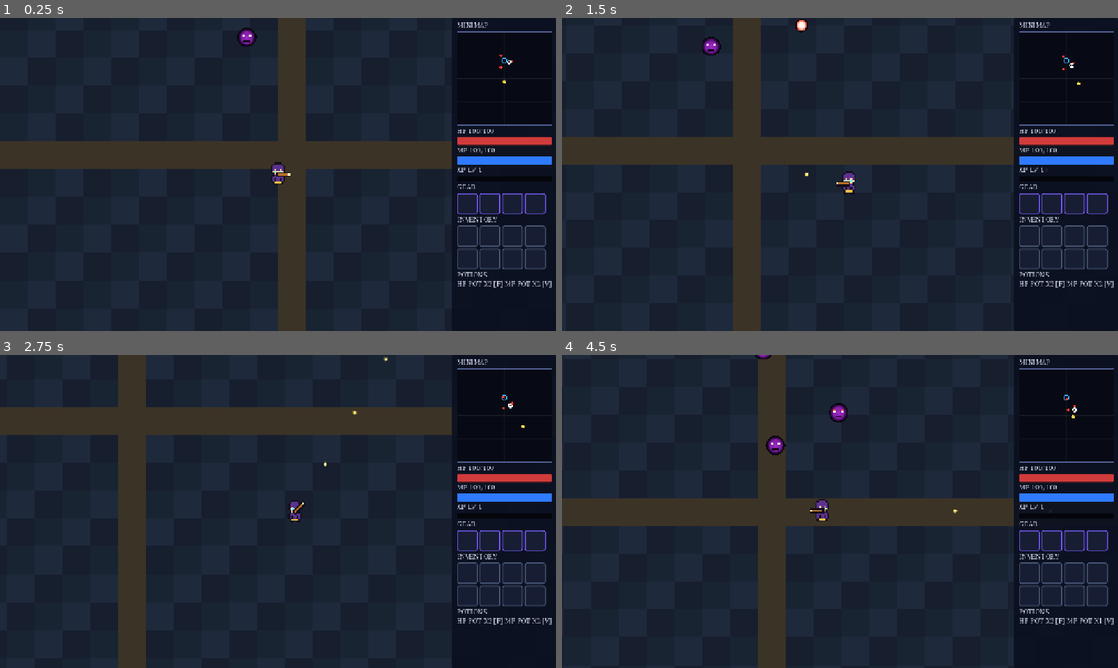
Above: before the commit, frames 1-4 (two rows, left to right).
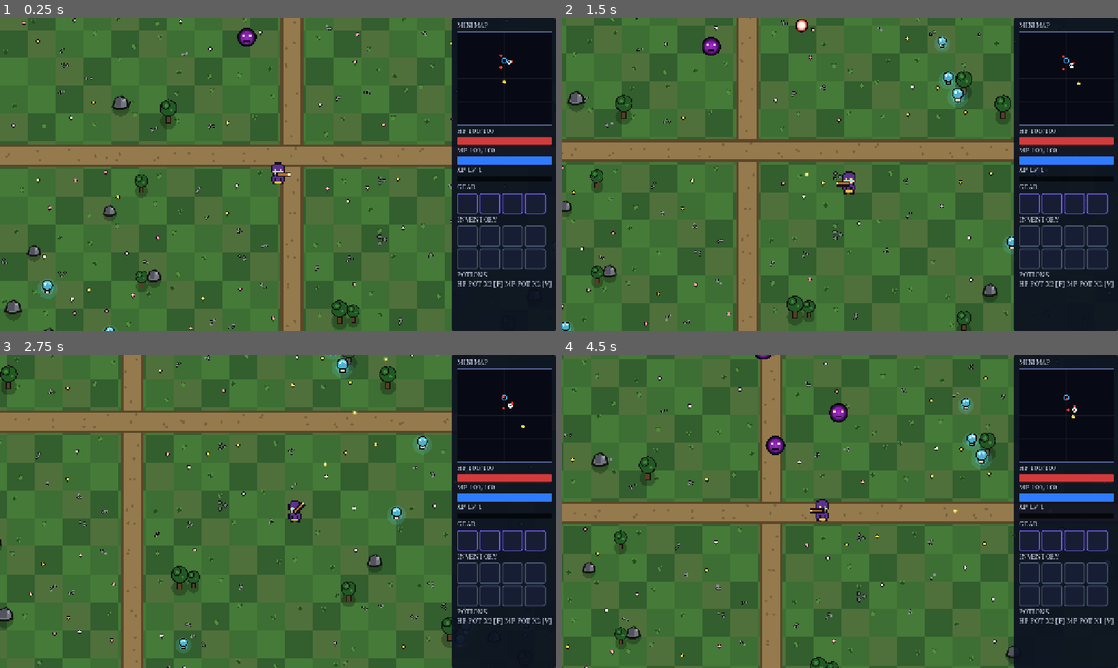
Above: after the commit, the same moments.

Repository: JaysTilted/gravebag-godot
Game: Godot game, scene res://src/main.tscn
The game is run twice, just before and just after one commit, with the same random seed, the same clock (stepped at 60 frames per second) and the same inputs.
Inputs (mouse positions are in pixels of both pictures, inside the frame that each line leads up to):
- Up to frame 1 (0.25 s): no input
- Up to frame 2 (1.5 s): move the mouse to (962, 158) at 0.52 s; hold D (move_right) 0.53-1.28 s; tap Space (ability_dash) at 0.6 s; click (962, 158) at 0.67 s; move the mouse to (728, 190) at 1.27 s; hold S (move_down) from 1.28 s (still down); tap I (autofire_toggle) at 1.35 s
- Up to frame 3 (2.75 s): move the mouse to (333, 442) at 2.02 s; release S (move_down) at 2.03 s; hold D (move_right) from 2.03 s (still down); tap F (potion_hp) at 2.1 s
- Up to frame 4 (4.5 s): move the mouse to (812, 574) at 2.77 s; release D (move_right) at 2.78 s; hold W (move_up) 2.78-3.53 s; tap V (potion_mp) at 2.85 s; click (812, 574) at 2.92 s; move the mouse to (1006, 558) at 3.52 s; hold A (move_left) from 3.53 s (still down); tap Space (ability_dash) at 3.6 s; move the mouse to (673, 464) at 4.27 s; tap I (autofire_toggle) at 4.35 s

The runs differ from the first frame. In frame 1, 81% of the frame differs, in the area x 0-100%, y 0-100%; in frame 2, 81%; in frame 3, 81%; in frame 4, 81%.

Commit message:
realm: moonlit meadow dressing pass (design/game-brief.md)
Grass-base palette (4 value variants) + per-tile detail
(flowers/pebbles/grass tufts); path cross narrowed to a 40px
walkable trail with edge trim + cobble speckle; seeded-RNG
props (tree/rock/glowing mushroom, chunky outlines) kept clear
of spawn/portal/nexus lanes; StaticBody2D blockers for trees
and large rocks only. clamp_to_bounds + scaling.gd untouched.

Diff:
--- a/src/world/realm.gd
+++ b/src/world/realm.gd
@@ -1,8 +1,13 @@
 class_name GravebagRealm
 extends Node2D
-## GRAVEBAG realm ground scaffold (design/game-brief.md: one moonlit realm).
-## Code-drawn tile grid with 3 ground variants + a path cross. No wiring:
-## gameplay systems live elsewhere; this draws ground and owns bounds math.
+## GRAVEBAG realm ground + dressing (design/game-brief.md: one moonlit realm).
+## Code-drawn tile grid: grass-base palette with 4 value variants, scattered
+## detail (flowers/pebbles/grass tufts), a narrowed walkable trail cross with
+## edge trim, and seeded-RNG props (tree / rock / glowing mushroom) kept clear
+## of spawn/exit lanes. No wiring: gameplay systems live elsewhere; this draws
+## ground/props and owns bounds math. Trees and large rocks also get simple
+## StaticBody2D blockers (child nodes, spawned in _ready); everything else is
+## visual-only with no collision.
 ## NOTE (scaffold): colors and tile size are stub tuning, not data-driven yet;
 ## they move to config when the realm system graduates from scaffold.
 
@@ -11,10 +16,62 @@
 ## Ground tile edge length in world units.
 const TILE_SIZE: float = 64.0
 
-const _GROUND_A := Color(0.10, 0.14, 0.20)
-const _GROUND_B := Color(0.12, 0.16, 0.23)
-const _GROUND_C := Color(0.09, 0.12, 0.18)
-const _PATH_COLOR := Color(0.23, 0.20, 0.15)
+## Deterministic prop layout seed: same realm on every run, no RNG bleed into
+## gameplay (gameplay randf sequence is untouched; layout uses a local RNG).
+const PROP_SEED: int = 20261006
+## Accepted props to place (attempts run higher; lane rejects are skipped).
+const PROP_COUNT: int = 84
+## Walkable trail band width + darker edge trim on each side (world units).
+## Total dressed width (52) stays inside one 64px tile: grass peeks at the tile
+## edges so the cross reads as a trail, never a wall/slab.
+const TRAIL_WIDTH: float = 40.0
+const TRAIL_TRIM: float = 6.0
+## Prop keep-clear half-width around the trail center lines (band + margin).
+const TRAIL_CLEAR: float = 56.0
+## Spawn/exit keep-clear discs: player spawn, portal + enemy ring, nexus hub.
+const KEEP_SPAWN := Vector2(1024.0, 1100.0)
+const KEEP_SPAWN_R := 210.0
+const KEEP_PORTAL := Vector2(1024.0, 640.0)
+const KEEP_PORTAL_R := 240.0
+const KEEP_NEXUS := Vector2(1024.0, 1800.0)
+const KEEP_NEXUS_R := 250.0
+## Inside-bounds margin for prop centers.
+const PROP_MARGIN := 80.0
+
+## Prop kinds. i % 3 assignment keeps the mix guaranteed.
+const PROP_TREE := 0
+const PROP_ROCK := 1
+const PROP_SHROOM := 2
+
+## Moonlit grass-base palette: 4 close value variants (RotMG meadow read).
+const _GRASS_A := Color(0.24, 0.43, 0.20)
+const _GRASS_B := Color(0.27, 0.48, 0.22)
+const _GRASS_C := Color(0.20, 0.37, 0.18)
+const _GRASS_D := Color(0.31, 0.44, 0.23)
+## Sandy trail + darker edge trim + inset cobble speckle.
+const _TRAIL_COLOR := Color(0.58, 0.48, 0.30)
+const _TRAIL_TRIM := Color(0.36, 0.28, 0.16)
+const _TRAIL_COBBLE := Color(0.47, 0.38, 0.24)
+## Chunky-outline dark shared by all props/details.
+const _INK := Color(0.07, 0.08, 0.06)
+const _SHADOW := Color(0.0, 0.0, 0.0, 0.25)
+## Tree: trunk + two-tone canopy.
+const _TRUNK := Color(0.35, 0.24, 0.14)
+const _LEAF := Color(0.13, 0.35, 0.14)
+const _LEAF_HI := Color(0.25, 0.52, 0.22)
+## Rock: three-tone gray.
+const _ROCK := Color(0.45, 0.46, 0.50)
+const _ROCK_DK := Color(0.32, 0.33, 0.37)
+const _ROCK_HI := Color(0.62, 0.63, 0.68)
+## Glowing mushroom: pale stem, teal cap, cyan halo.
+const _STEM := Color(0.86, 0.82, 0.70)
+const _CAP := Color(0.30, 0.70, 0.82)
+const _CAP_HI := Color(0.55, 0.90, 0.95)
+const _GLOW := Color(0.35, 0.85, 0.95, 0.16)
+## Ground detail accents.
+const _PEBBLE := Color(0.55, 0.56, 0.58)
+const _TUFT := Color(0.33, 0.55, 0.25)
+const _TUFT_DK := Color(0.15, 0.30, 0.13)
 const _EDGE_COLOR := Color(0.45, 0.38, 0.22)
 
 
@@ -27,23 +84,241 @@
 	)
 
 
+func _ready() -> void:
+	_spawn_blockers()
+	queue_redraw()
+
+
+## Deterministic prop layout shared by _ready (blockers) and _draw (art).
+## Local RNG only: never touches the global gameplay randf sequence.
+func _prop_layout() -> Array:
+	var rng := RandomNumberGenerator.new()
+	rng.seed = PROP_SEED
+	var props: Array = []
+	var center := WORLD_BOUNDS.position + WORLD_BOUNDS.size * 0.5
+	var tries := 0
+	while props.size() < PROP_COUNT and tries < PROP_COUNT * 6:
+		tries += 1
+		var pos := Vector2(
+			rng.randf_range(PROP_MARGIN, WORLD_BOUNDS.size.x - PROP_MARGIN),
+			rng.randf_range(PROP_MARGIN, WORLD_BOUNDS.size.y - PROP_MARGIN)
+		)
+		if not _is_clear(pos, center):
+			continue
+		var kind: int = props.size() % 3
+		props.append({
+			"kind": kind,
+			"pos": pos,
+			"s": rng.randf_range(0.85, 1.25),
+			"big": rng.randf() < 0.5,
+			"spin": rng.randf_range(0.0, TAU),
+		})
+	return props
+
+
+static func _is_clear(pos: Vector2, center: Vector2) -> bool:
+	if absf(pos.x - center.x) < TRAIL_CLEAR:
+		return false
+	if absf(pos.y - center.y) < TRAIL_CLEAR:
+		return false
+	if pos.distance_to(KEEP_SPAWN) < KEEP_SPAWN_R:
+		return false
+	if pos.distance_to(KEEP_PORTAL) < KEEP_PORTAL_R:
+		return false
+	if pos.distance_to(KEEP_NEXUS) < KEEP_NEXUS_R:
+		return false
+	return true
+
+
+## Simple StaticBody2D blockers for trees + large rocks (player bumps into
+## them; enemies drift as ghosts per combat/enemy.gd mask 0). Default layer 1
+## collides with the default CharacterBody2D player mask. Visual-only props
+## (mushrooms, small rocks) get no body.
+func _spawn_blockers() -> void:
+	var i := 0
+	for prop in _prop_layout():
+		var kind: int = int(prop["kind"])
+		var blocks := kind == PROP_TREE or (kind == PROP_ROCK and bool(prop["big"]))
+		if not blocks:
+			continue
+		var s: float = float(prop["s"])
+		var body := StaticBody2D.new()
+		body.name = "PropBlocker_%d" % i
+		body.position = prop["pos"]
+		var shape_node := CollisionShape2D.new()
+		var circle := CircleShape2D.new()
+		circle.radius = 15.0 * s if kind == PROP_TREE else 16.0 * s
+		shape_node.shape = circle
+		body.add_child(shape_node)
+		add_child(body)
+		i += 1
+
+
 func _draw() -> void:
 	var cols := int(WORLD_BOUNDS.size.x / TILE_SIZE)
 	var rows := int(WORLD_BOUNDS.size.y / TILE_SIZE)
+	var mid := cols / 2
 	for cy in rows:
 		for cx in cols:
-			var variant := (cx * 7 + cy * 13) % 3
-			var color := _GROUND_A
-			if variant == 1:
-				color = _GROUND_B
-			elif variant == 2:
-				color = _GROUND_C
-			# Path cross through the middle, in tile space.
-			if cx == cols / 2 or cy == rows / 2:
-				color = _PATH_COLOR
-			var cell := Rect2(
-				WORLD_BOUNDS.position + Vector2(cx, cy) * TILE_SIZE,
-				Vector2(TILE_SIZE, TILE_SIZE)
-			)
-			draw_rect(cell, color)
+			_draw_tile(cx, cy, mid)
 	draw_rect(WORLD_BOUNDS, _EDGE_COLOR, false, 2.0)
+	_draw_props()
+
+
+func _draw_tile(cx: int, cy: int, mid: int) -> void:
+	var on_trail := cx == mid or cy == mid
+	var h := absi(cx * 73856093 ^ cy * 19349663)
+	var base := _GRASS_A
+	match h % 4:
+		1:
+			base = _GRASS_B
+		2:
+			base = _GRASS_C
+		3:
+			base = _GRASS_D
+	var cell := Rect2(
+		WORLD_BOUNDS.position + Vector2(cx, cy) * TILE_SIZE,
+		Vector2(TILE_SIZE, TILE_SIZE)
+	)
+	draw_rect(cell, base)
+	if on_trail:
+		_draw_trail_band(cell, cx == mid, cy == mid, h)
+	else:
+		_draw_detail(cell, h)
+
+
+## Narrow sand band + edge trim centered in the tile (walkable trail read).
+## Trail tiles skip grass detail; cobble speckle dresses the sand instead.
+func _draw_trail_band(cell: Rect2, vertical: bool, horizontal: bool, h: int) -> void:
+	var half := (TRAIL_WIDTH + TRAIL_TRIM * 2.0) * 0.5
+	var c := cell.position + Vector2(TILE_SIZE, TILE_SIZE) * 0.5
+	if vertical:
+		draw_rect(Rect2(cell.position.x + 32.0 - half, cell.position.y, half * 2.0, TILE_SIZE), _TRAIL_TRIM)
+		draw_rect(Rect2(cell.position.x + 32.0 - TRAIL_WIDTH * 0.5, cell.position.y, TRAIL_WIDTH, TILE_SIZE), _TRAIL_COLOR)
+	if horizontal:
+		draw_rect(Rect2(cell.position.x, cell.position.y + 32.0 - half, TILE_SIZE, half * 2.0), _TRAIL_TRIM)
+		draw_rect(Rect2(cell.position.x, cell.position.y + 32.0 - TRAIL_WIDTH * 0.5, TILE_SIZE, TRAIL_WIDTH), _TRAIL_COLOR)
+	# Cobble speckle pinned inside the sand band.
+	for k in 2:
+		var ox := float((h >> (4 + k * 6)) % int(TRAIL_WIDTH - 10.0)) - (TRAIL_WIDTH - 10.0) * 0.5
+		var oy := float((h >> (7 + k * 6)) % 48 + 8)
+		var p := c + (Vector2(ox, oy - 32.0) if vertical else Vector2(oy - 32.0, ox))
+		draw_circle(p, 3.0, _TRAIL_COBBLE)
+
+
+## One scattered detail per grass tile: flower, pebbles, or grass tuft.
+func _draw_detail(cell: Rect2, h: int) -> void:
+	var px := cell.position.x + float((h >> 4) % 48 + 8)
+	var py := cell.position.y + float((h >> 10) % 48 + 8)
+	var p := Vector2(px, py)
+	match h % 5:
+		0:
+			_draw_flower(p, h)
+		1:
+			_draw_pebbles(p, h)
+		2, 3:
+			_draw_tuft(p)
+		_:
+			pass
+
+
+func _draw_flower(p: Vector2, h: int) -> void:
+	var petal := Color(1.0, 0.85, 0.30)
+	match (h >> 8) % 3:
+		1:
+			petal = Color(1.0, 1.0, 1.0)
+		2:
+			petal = Color(1.0, 0.55, 0.70)
+	draw_line(p, p + Vector2(0, -7), _TUFT_DK, 2.0)
+	draw_circle(p + Vector2(0, -8), 4.5, _INK)
+	draw_circle(p + Vector2(0, -8), 3.0, petal)
+	draw_circle(p + Vector2(0, -8), 1.2, Color(1.0, 0.95, 0.60))
+
+
+func _draw_pebbles(p: Vector2, h: int) -> void:
+	for k in 3:
+		var off := Vector2(float((h >> (5 + k * 4)) % 14 - 7), float((h >> (7 + k * 4)) % 12 - 6))
+		draw_circle(p + off, 3.2, _INK)
+		draw_circle(p + off, 2.2, _PEBBLE)
+
+
+func _draw_tuft(p: Vector2) -> void:
+	for dx in [-4.0, 0.0, 4.0]:
+		var tip := p + Vector2(dx, -9.0 - absf(dx) * 0.4)
+		draw_line(p + Vector2(dx * 0.4, 0), tip, _TUFT_DK, 3.0)
+		draw_line(p + Vector2(dx * 0.4, 0), tip, _TUFT, 1.5)
+
+
+func _draw_props() -> void:
+	for prop in _prop_layout():
+		var kind: int = int(prop["kind"])
+		var pos: Vector2 = prop["pos"]
+		var s: float = float(prop["s"])
+		if kind == PROP_TREE:
+			_draw_tree(pos, s)
+		elif kind == PROP_ROCK:
+			_draw_rock(pos, s, bool(prop["big"]), float(prop["spin"]))
+		else:
+			_draw_shroom(pos, s)
+
+
+## Chunky pine: ground blob, outlined trunk, two-tone outlined canopy.
+func _draw_tree(pos: Vector2, s: float) -> void:
+	draw_circle(pos + Vector2(0, 12) * s, 16.0 * s, _SHADOW)
+	var trunk := Rect2(pos + Vector2(-3.5, -2) * s, Vector2(7, 16) * s)
+	draw_rect(trunk.grow(2.0 * s), _INK)
+	draw_rect(trunk, _TRUNK)
+	draw_circle(pos + Vector2(0, -14) * s, 17.0 * s, _INK)
+	draw_circle(pos + Vector2(0, -14) * s, 15.0 * s, _LEAF)
+	draw_circle(pos + Vector2(-6, -20) * s, 9.0 * s, _INK)
+	draw_circle(pos + Vector2(-6, -20) * s, 7.0 * s, _LEAF)
+	draw_circle(pos + Vector2(-5, -19) * s, 3.5 * s, _LEAF_HI)
+	draw_circle(pos + Vector2(6, -10) * s, 2.5 * s, _LEAF_HI)
+
+
+## Chunky boulder: outlined irregular poly, dark facet, pale glint.
+## Small rocks are pebble clusters (visual-only); big rocks get blockers.
+func _draw_rock(pos: Vector2, s: float, big: bool, spin: float) -> void:
+	if not big:
+		for k in 3:
+			var off := Vector2(cos(spin + k * 2.1), sin(spin + k * 2.1)) * 7.0 * s
+			draw_circle(pos + off, 4.5 * s, _INK)
+			draw_circle(pos + off, 3.0 * s, _ROCK)
+		return
+	var pts := PackedVector2Array([
+		pos + Vector2(-16, 8) * s,
+		pos + Vector2(-10, -8) * s,
+		pos + Vector2(2, -13) * s,
+		pos + Vector2(13, -4) * s,
+		pos + Vector2(15, 8) * s,
+		pos + Vector2(4, 12) * s,
+		pos + Vector2(-8, 12) * s,
+	])
+	draw_circle(pos + Vector2(0, 10) * s, 17.0 * s, _SHADOW)
+	draw_colored_polygon(pts, _ROCK)
+	pts.append(pts[0])
+	draw_polyline(pts, _INK, 3.0 * s, true)
+	draw_colored_polygon(PackedVector2Array([
+		pos + Vector2(-10, 8) * s,
+		pos + Vector2(-10, -8) * s,
+		pos + Vector2(2, -13) * s,
+		pos + Vector2(2, 8) * s,
+	]), _ROCK_DK)
+	draw_circle(pos + Vector2(7, -5) * s, 3.0 * s, _ROCK_HI)
+
+
+## Glowing mushroom: halo, outlined stem + cap, bright rim, pale spots.
+## Visual-only by design (walk over the glow, no collision).
+func _draw_shroom(pos: Vector2, s: float) -> void:
+	draw_circle(pos, 20.0 * s, _GLOW)
+	draw_circle(pos, 12.0 * s, Color(_GLOW, 0.35))
+	draw_circle(pos + Vector2(0, 4) * s, 7.0 * s, _SHADOW)
+	var stem := Rect2(pos + Vector2(-4, -4) * s, Vector2(8, 12) * s)
+	draw_rect(stem.grow(1.5 * s), _INK)
+	draw_rect(stem, _STEM)
+	var cap_c := pos + Vector2(0, -7) * s
+	draw_circle(cap_c, 11.0 * s, _INK)
+	draw_circle(cap_c, 9.0 * s, _CAP)
+	draw_arc(cap_c + Vector2(0, 1) * s, 6.5 * s, PI * 1.15, PI * 1.85, 12, _CAP_HI, 2.5 * s, true)
+	draw_circle(cap_c + Vector2(-4, -2) * s, 1.8 * s, Color.WHITE)
+	draw_circle(cap_c + Vector2(3, -4) * s, 1.4 * s, Color.WHITE)
